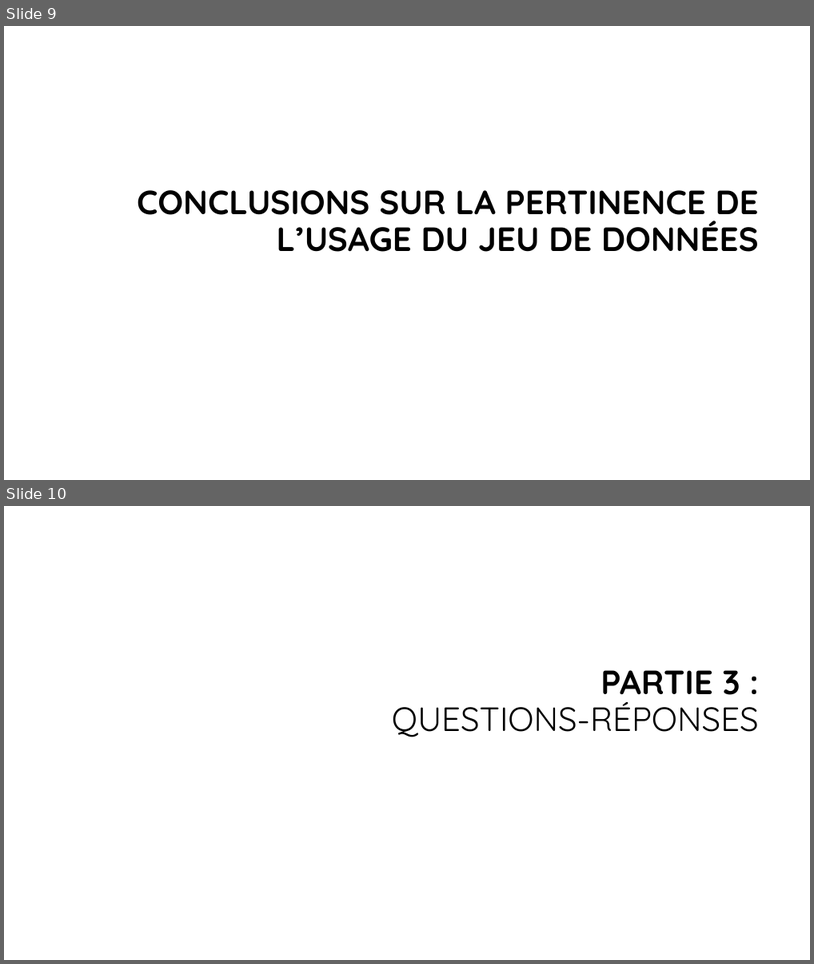
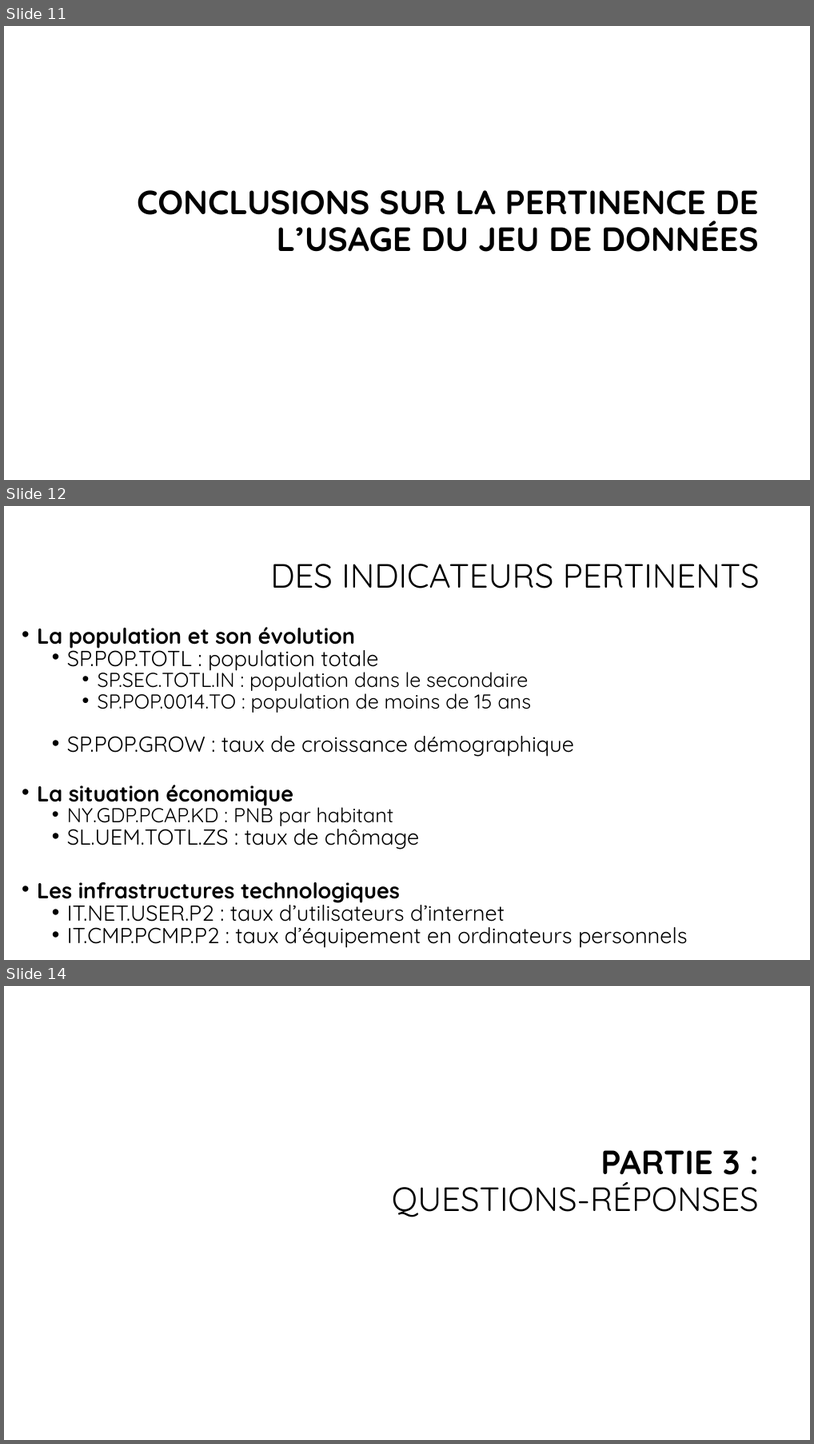
Before and after one commit to bayethiernodiop/Parcours-Data-Scientist, a slide deck: projet2/projet2.pptx. Shown one above the other, each under a label of ours: slides 9 and 10 before the commit, slides 11, 12 and 14 after it; the slides between them are not shown. The pictures are 814x964 and 814x1444 pixels, drawn with LibreOffice and Linux fonts; fonts in the diff are those of the drawing; background and template pictures are left out. Boxes give left, top, right and bottom in pixels: in the first picture for what was removed or moved away, otherwise in the second. Text is boxed around its words. In the diff, an @@ line names an element or a change of style, - is before the commit and + after.

```diff
--- a/projet2/projet2.pptx
+++ b/projet2/projet2.pptx
@@ slide 12 added at (4,506,810,960), background #FFFFFF @@
@@ title added at (270,564,760,588), 40 pt, text #000000 @@
+DES INDICATEURS PERTINENTS
@@ text added at (37,627,688,948), 25.9 pt, text #000000 @@
+• La population et son évolution
+  • SP.POP.TOTL : population totale
+    • SP.SEC.TOTL.IN : population dans le secondaire
+    • SP.POP.0014.TO : population de moins de 15 ans
+  • SP.POP.GROW : taux de croissance démographique
+• La situation économique
+  • NY.GDP.PCAP.KD : PNB par habitant
+  • SL.UEM.TOTL.ZS : taux de chômage
+• Les infrastructures technologiques
+  • IT.NET.USER.P2 : taux d’utilisateurs d’internet
+  • IT.CMP.PCMP.P2 : taux d’équipement en ordinateurs personnels
@@ what was slide 9 is now slide 11 @@
@@ what was slide 10 is now slide 14 @@
```
Also in this commit, not shown: 4 slides changed, 3 other slides added, 2 other files.
